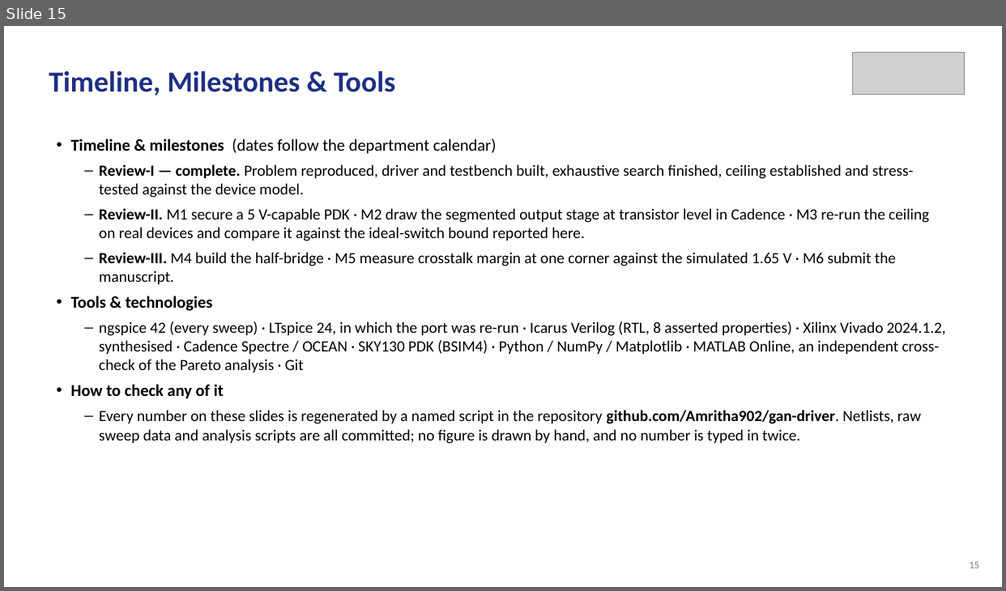
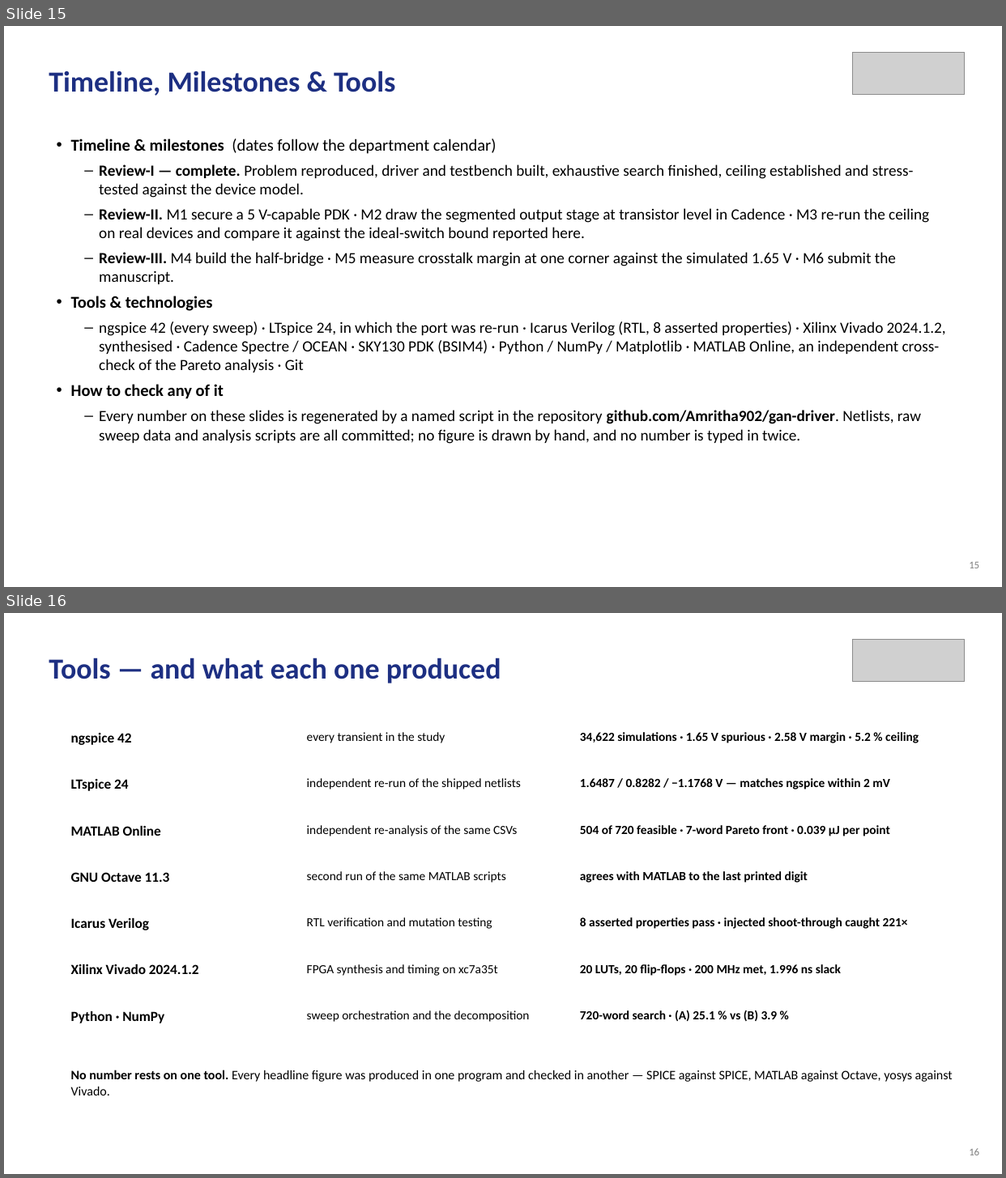
Before and after one commit to Amritha902/gan-driver, a slide deck: review/Review1_GaN_Segmented_Gate_Driver.pptx. Shown one above the other, each under a label of ours: slide 15 before the commit, slides 15 and 16 after it. The pictures are 1006x591 and 1006x1178 pixels, drawn with LibreOffice and Linux fonts; fonts in the diff are those of the drawing; grey boxes stand for pictures. Boxes give left, top, right and bottom in pixels: in the first picture for what was removed or moved away, otherwise in the second. Text is boxed around its words. In the diff, an @@ line names an element or a change of style, - is before the commit and + after.

```diff
--- a/review/Review1_GaN_Segmented_Gate_Driver.pptx
+++ b/review/Review1_GaN_Segmented_Gate_Driver.pptx
@@ slide 16 added at (4, 613, 1002, 1174), background #FFFFFF @@
@@ text added at (49, 658, 501, 683), 28 pt, text #1D2F82, bold @@
+Tools — and what each one produced
@@ picture added at (852, 639, 965, 682) @@
@@ text added at (71, 733, 131, 745), 13.5 pt, text #000000, bold @@
+ngspice 42
@@ text added at (307, 732, 445, 743), 12 pt, text #000000 @@
+every transient in the study
@@ text added at (580, 732, 918, 743), 12 pt, text #000000, bold @@
+34,622 simulations · 1.65 V spurious · 2.58 V margin · 5.2 % ceiling
@@ text added at (71, 779, 128, 791), 13.5 pt, text #000000, bold @@
+LTspice 24
@@ text added at (307, 778, 521, 790), 12 pt, text #000000 @@
+independent re-run of the shipped netlists
@@ text added at (580, 778, 890, 790), 12 pt, text #000000, bold @@
+1.6487 / 0.8282 / −1.1768 V — matches ngspice within 2 mV
@@ text added at (71, 826, 161, 836), 13.5 pt, text #000000, bold @@
+MATLAB Online
@@ text added at (307, 825, 517, 837), 12 pt, text #000000 @@
+independent re-analysis of the same CSVs
@@ text added at (580, 825, 890, 837), 12 pt, text #000000, bold @@
+504 of 720 feasible · 7-word Pareto front · 0.039 µJ per point
@@ text added at (71, 872, 170, 882), 13.5 pt, text #000000, bold @@
+GNU Octave 11.3
@@ text added at (307, 871, 506, 883), 12 pt, text #000000 @@
+second run of the same MATLAB scripts
@@ text added at (580, 871, 808, 883), 12 pt, text #000000, bold @@
+agrees with MATLAB to the last printed digit
@@ text added at (71, 918, 149, 931), 13.5 pt, text #000000, bold @@
+Icarus Verilog
@@ text added at (307, 918, 492, 929), 12 pt, text #000000 @@
+RTL verification and mutation testing
@@ text added at (580, 918, 908, 929), 12 pt, text #000000, bold @@
+8 asserted properties pass · injected shoot-through caught 221×
@@ text added at (71, 965, 199, 974), 13.5 pt, text #000000, bold @@
+Xilinx Vivado 2024.1.2
@@ text added at (307, 965, 498, 976), 12 pt, text #000000 @@
+FPGA synthesis and timing on xc7a35t
@@ text added at (580, 965, 841, 976), 12 pt, text #000000, bold @@
+20 LUTs, 20 flip-flops · 200 MHz met, 1.996 ns slack
@@ text added at (71, 1012, 164, 1024), 13.5 pt, text #000000, bold @@
+Python · NumPy
@@ text added at (307, 1011, 530, 1022), 12 pt, text #000000 @@
+sweep orchestration and the decomposition
@@ text added at (580, 1010, 778, 1021), 12 pt, text #000000, bold @@
+720-word search · (A) 25.1 % vs (B) 3.9 %
@@ text added at (71, 1070, 953, 1096), 12.5 pt, text #000000 @@
+No number rests on one tool. Every headline figure was produced in one program and checked in another — SPICE against SPICE, MATLAB against Octave, yosys against Vivado.
@@ text added at (969, 1148, 979, 1156), 10 pt, text #808080 @@
+16
```
Also in this commit, not shown: 15 slides changed, 3 other files.
